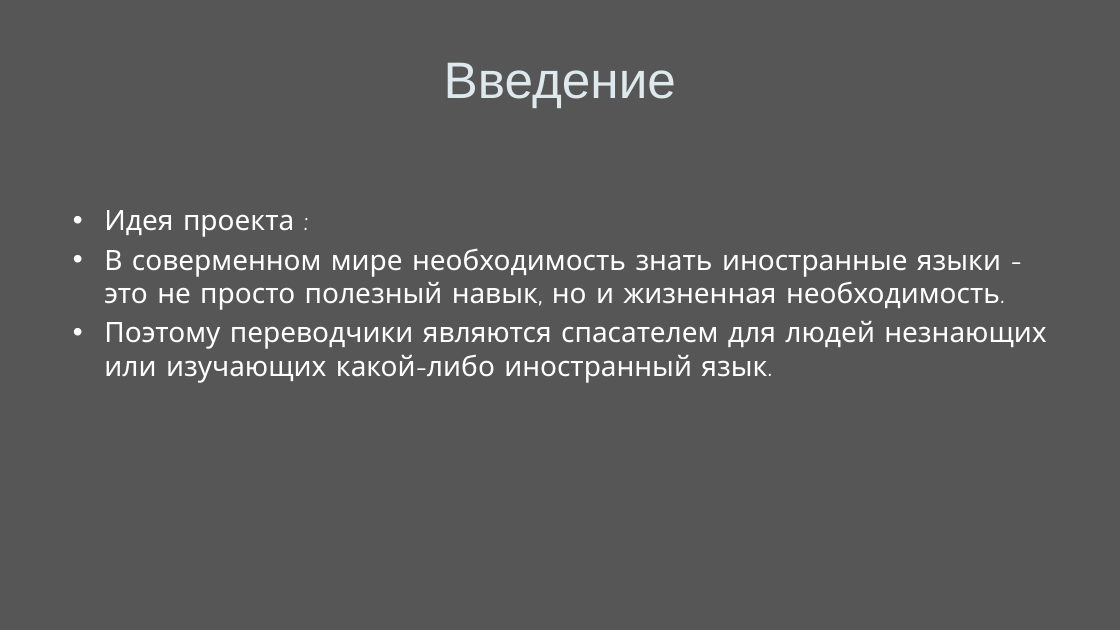
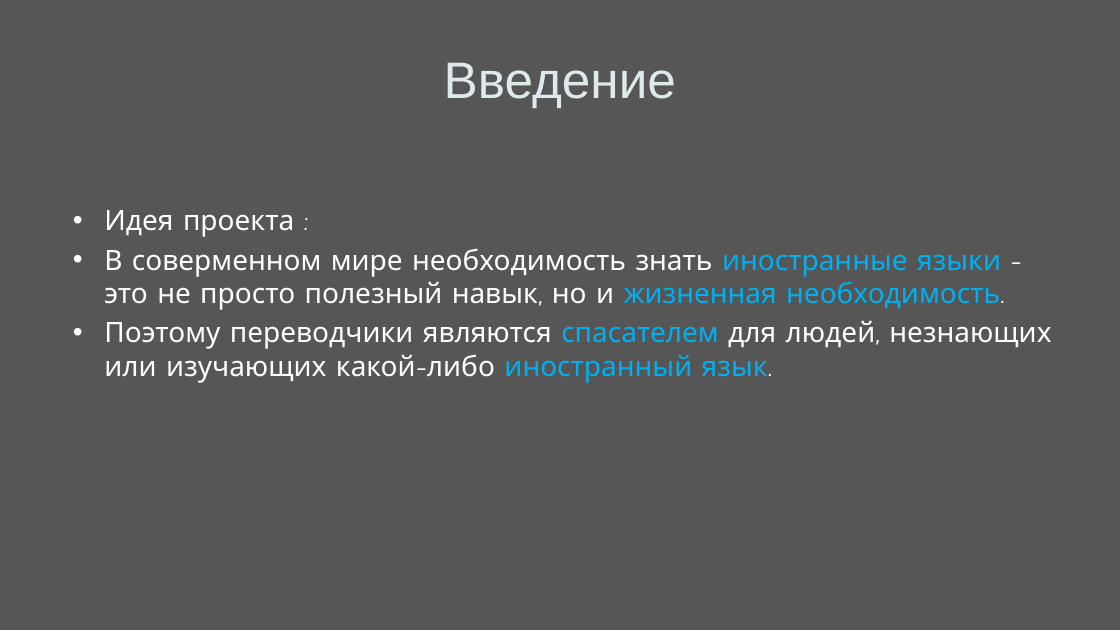
Before and after one commit to khairullovruslan/TranslatorProject, a slide deck: slide 2 of Защита/Translator.pptx. Drawn at 1120x630 pixels with LibreOffice and Linux fonts; fonts in the diff are those of the drawing. Boxes give left, top, right and bottom in pixels: in the first picture for what was removed or moved away, otherwise in the second. Text is boxed around its words. In the diff, an @@ line names an element or a change of style, - is before the commit and + after.

```diff
--- a/Защита/Translator.pptx
+++ b/Защита/Translator.pptx
@@ text at (x1=104, y1=248, x2=1004, y2=310): text colour #FFFFFF to #00B0F0 in "иностранные языки жизненная необходимость." @@
@@ text at (x1=104, y1=321, x2=1051, y2=383): text changed @@
-• Поэтому переводчики являются спасателем для людей незнающих или изучающих какой-либо иностранный язык.
+• Поэтому переводчики являются спасателем для людей, незнающих или изучающих какой-либо иностранный язык.
```
Also in this commit, not shown: 3 other slides changed, 2 slides added, 16 other files.
